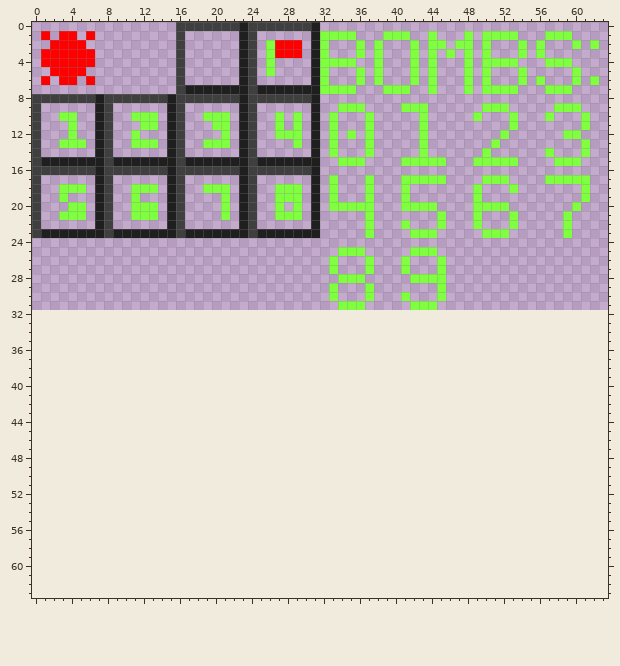
Two versions of one pixel-art sprite, atlas.png. The first picture shows the starting point.
The file is 64x32 pixels. The old version is drawn lined up with the new one, on the new canvas.
After the commit:
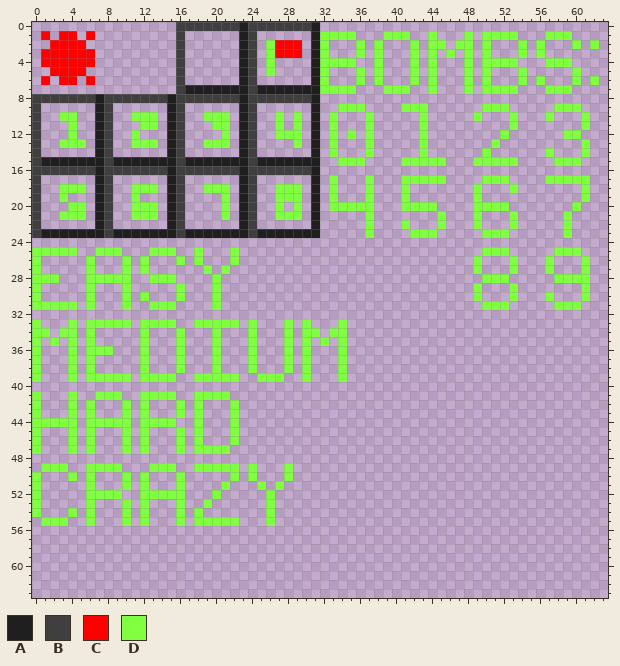
Palette (. is transparent): A #1f1f1f  B #3f3f3f  C #ff0000  D #7fff3f
What changed:
canvas 64x32 -> 64x64
Colour D now appears in row 25 at x 0 to 4, 7 to 9, 13 to 15, 18, 22, 50 to 52 and 58 to 60; in row 26 at x 0, 6, 10, 12, 16, 18, 22, 49, 53, 57 and 61; in row 27 at x 0, 6, 10, 12, 19, 21, 49, 53, 57 and 61; in row 28 at x 0 to 2, 6 to 10, 13 to 15, 20, 50 to 52 and 58 to 61; in row 29 at x 0, 6, 10, 16, 20, 49, 53 and 61; in row 30 at x 0, 6, 10, 12, 16, 20, 49, 53, 57 and 61.
Colour D now appears in row 31 at x 0 to 4, 6, 10, 13 to 15, 20, 50 to 52 and 58 to 60; in row 33 at x 0, 4, 6 to 10, 12 to 15, 18 to 22, 24, 28, 30 and 34; in row 34 at x 0 to 1, 3 to 4, 6, 12, 16, 20, 24, 28, 30 to 31 and 33 to 34; in row 35 at x 0, 2, 4, 6, 12, 16, 20, 24, 28, 30, 32 and 34; in row 36 at x 0, 4, 6 to 8, 12, 16, 20, 24, 28, 30 and 34; in rows 37 to 38 at x 0, 4, 6, 12, 16, 20, 24, 28, 30 and 34.
Colour D now appears in row 39 at x 0, 4, 6 to 10, 12 to 15, 18 to 22, 25 to 27, 30 and 34; in row 41 at x 0, 4, 7 to 9, 12 to 15 and 18 to 21; in rows 42 to 43 at x 0, 4, 6, 10, 12, 16, 18 and 22; in row 44 at x 0 to 4, 6 to 10, 12 to 15, 18 and 22; in rows 45 to 46 at x 0, 4, 6, 10, 12, 16, 18 and 22; in row 47 at x 0, 4, 6, 10, 12, 16 and 18 to 21.
Colour D now appears in row 49 at x 1 to 3, 6 to 9, 13 to 15, 18 to 22, 24 and 28; in row 50 at x 0, 4, 6, 10, 12, 16, 22, 24 and 28; in row 51 at x 0, 6, 10, 12, 16, 21, 25 and 27; in row 52 at x 0, 6 to 9, 12 to 16, 20 and 26; in row 53 at x 0, 6, 10, 12, 16, 19 and 26; in row 54 at x 0, 4, 6, 10, 12, 16, 18 and 26.
Colour D now appears in row 55 at x 1 to 3, 6, 10, 12, 16, 18 to 22 and 26.
Colour D is gone in row 25 at x 34 to 36 and 42 to 44; in rows 26 to 27 at x 33, 37, 41 and 45; in row 28 at x 34 to 36 and 42 to 45; in row 29 at x 33, 37 and 45; in row 30 at x 33, 37, 41 and 45; in row 31 at x 34 to 36 and 42 to 44.
Changed places in both pictures, as pixel boxes (x1, y1, x2, y2):
changed: (32, 247, 518, 526)
added: (545, 247, 590, 310)
